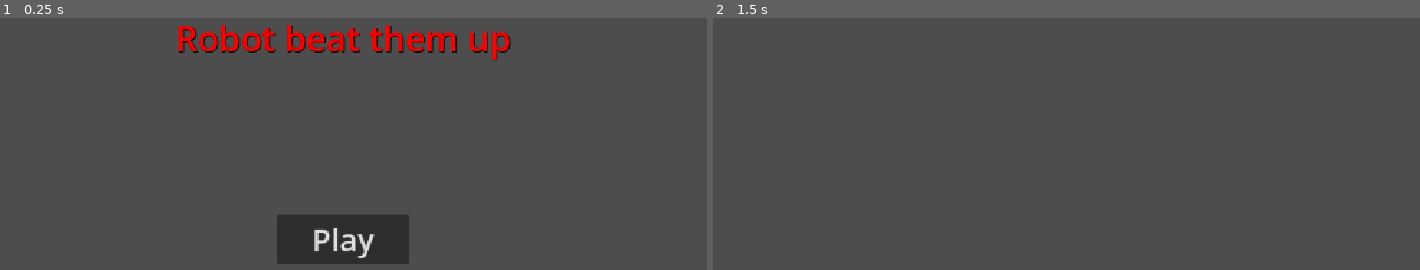
Above: before the commit, frames 1-2 (left to right).
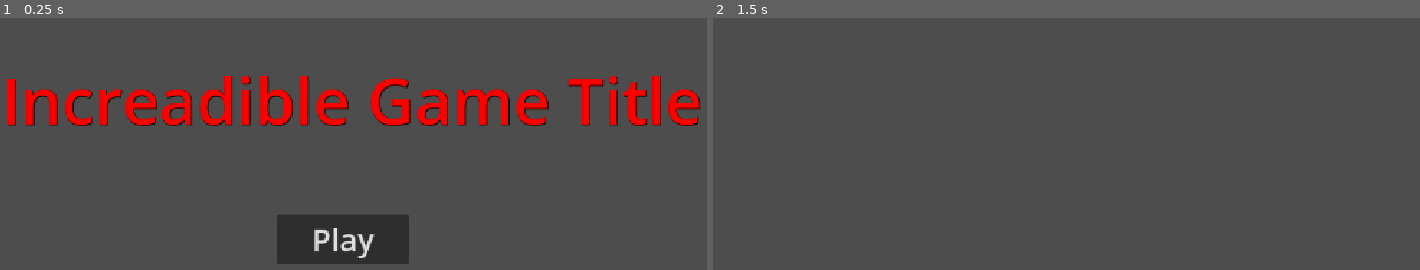
Above: after the commit, the same moments.

Repository: Triopking/Beat-Them-Up
Game: Godot game, scene res://Scenes/menu.tscn
Two runs of this game, one before a commit and one after it. Both use one fixed random seed, a clock stepped at 60 frames per second and the inputs below.
Inputs:
- Up to frame 1 (0.25 s): no input
- Up to frame 2 (1.5 s): click "Play" at 0.5 s; tap Enter at 1.25 s

The runs differ from the first frame. In frame 1, 10% of the frame differs, in the area x 0-100%, y 2-43%; in frame 2, nothing differs.

Commit message:
Update menu.tscn

Diff:
--- a/mechanic-gaunlet/Scenes/menu.tscn
+++ b/mechanic-gaunlet/Scenes/menu.tscn
@@ -16,14 +16,15 @@
 anchors_preset = 5
 anchor_left = 0.5
 anchor_right = 0.5
-offset_left = -241.5
-offset_right = 241.5
-offset_bottom = 69.0
+offset_left = -304.0
+offset_top = 59.0
+offset_right = 330.0
+offset_bottom = 222.0
 grow_horizontal = 2
 theme_override_colors/font_color = Color(1, 0, 0, 1)
 theme_override_colors/font_shadow_color = Color(0, 0, 0, 1)
-theme_override_font_sizes/font_size = 50
-text = "Robot beat them up"
+theme_override_font_sizes/font_size = 93
+text = "Increadible Game Title"
 
 [node name="Play" type="Button" parent="." unique_id=1644566602]
 layout_mode = 1
